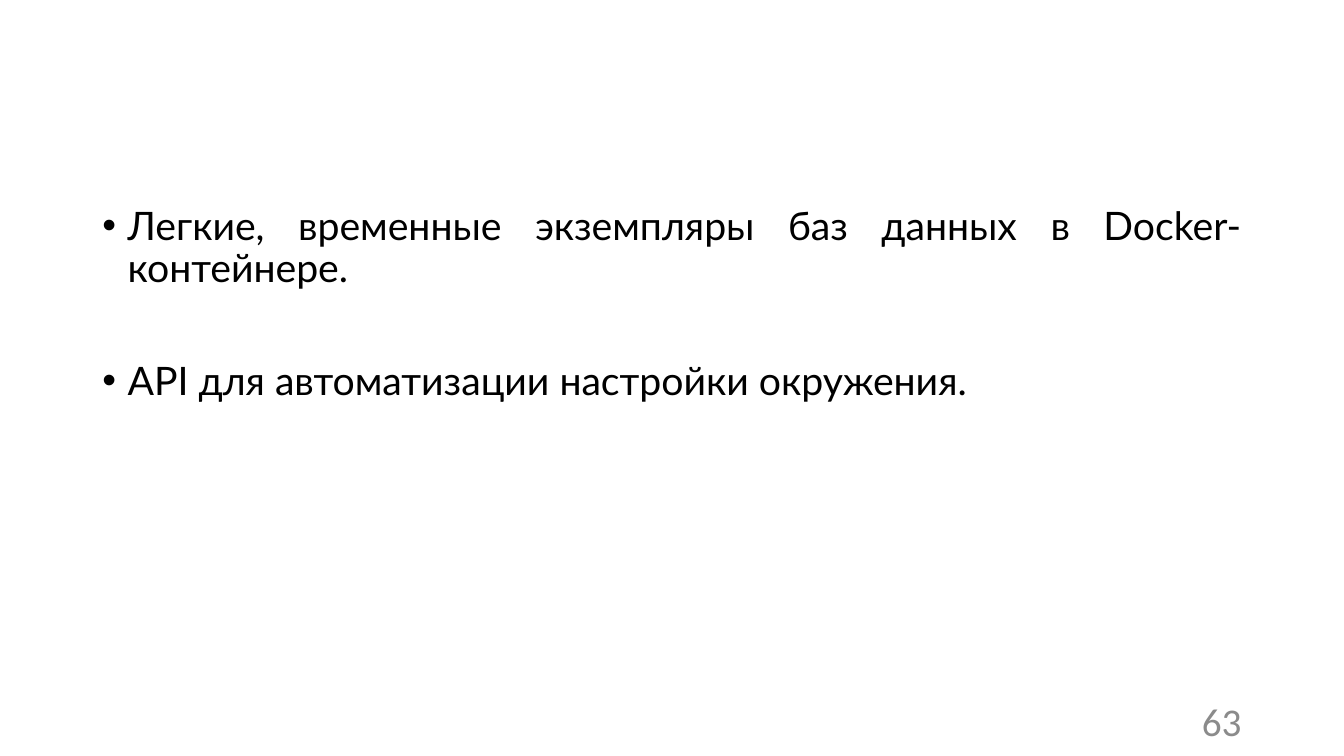
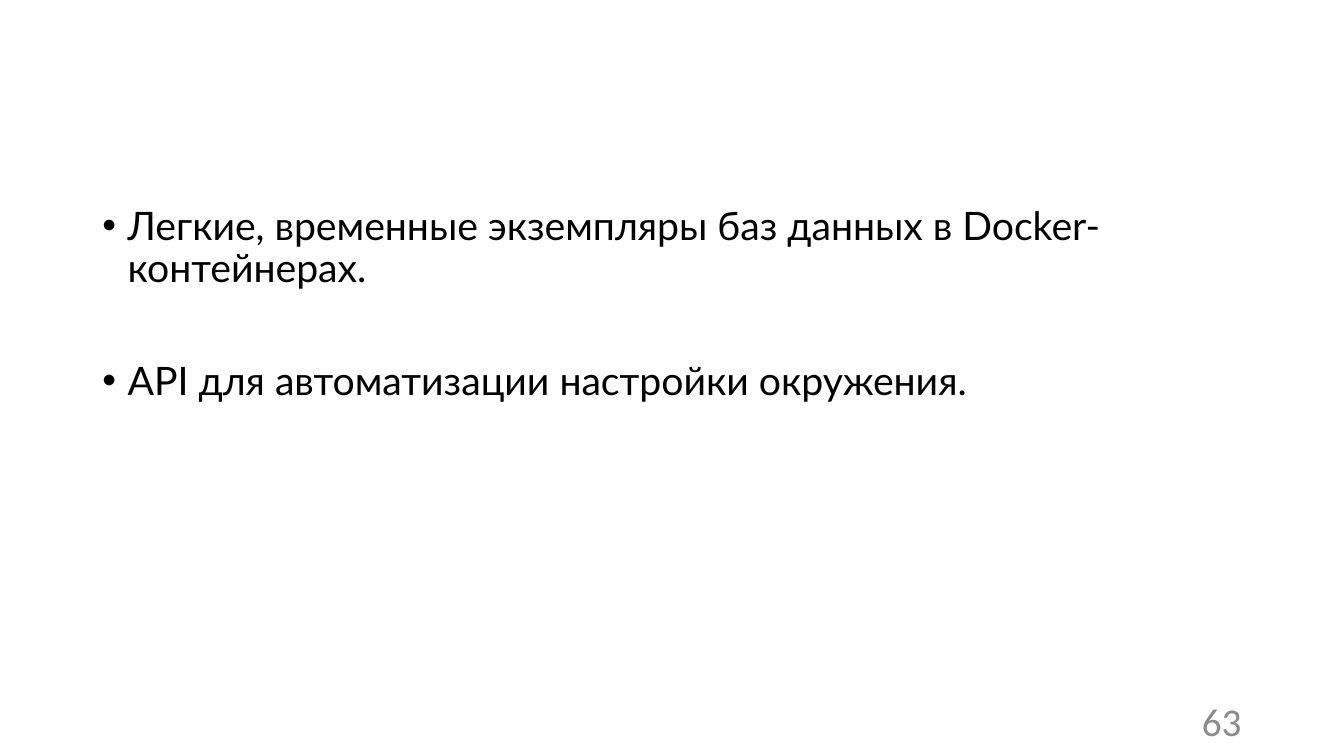
Before and after one commit to Sa1Gur/DbTest.Containers, a slide deck: slide 63 of DbaseTesting.pptx. Drawn at 1344x756 pixels with LibreOffice and Linux fonts; fonts in the diff are those of the drawing; background and template pictures are left out. Boxes give left, top, right and bottom in pixels: in the first picture for what was removed or moved away, otherwise in the second. Text is boxed around its words. In the diff, an @@ line names an element or a change of style, - is before the commit and + after.

```diff
--- a/DbaseTesting.pptx
+++ b/DbaseTesting.pptx
@@ text at [128, 211, 1100, 289]: text changed @@
-• Легкие, временные экземпляры баз данных в Docker-контейнере.
+• Легкие, временные экземпляры баз данных в Docker-контейнерах.
```
Also in this commit, not shown: 15 other slides changed, 1 other file.
